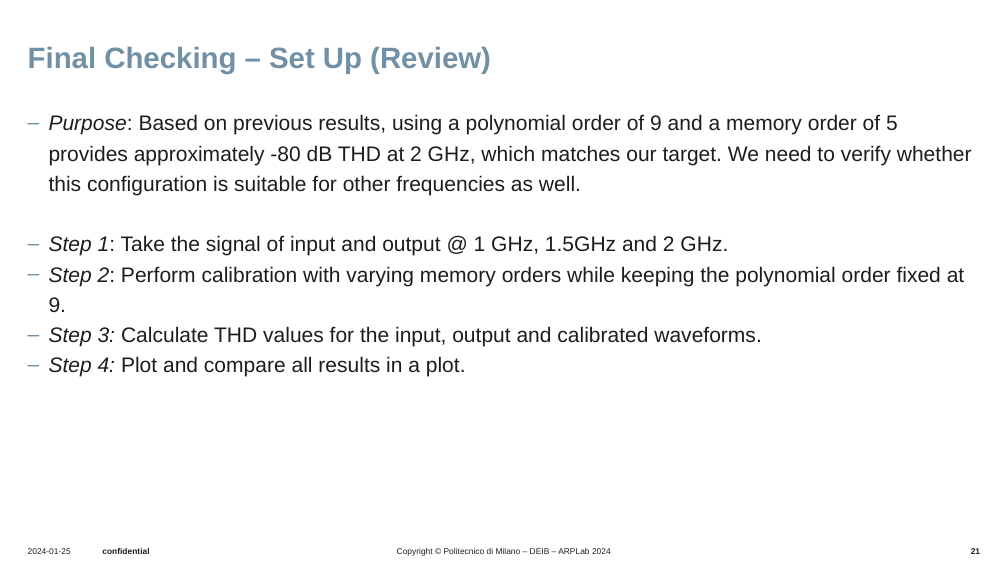
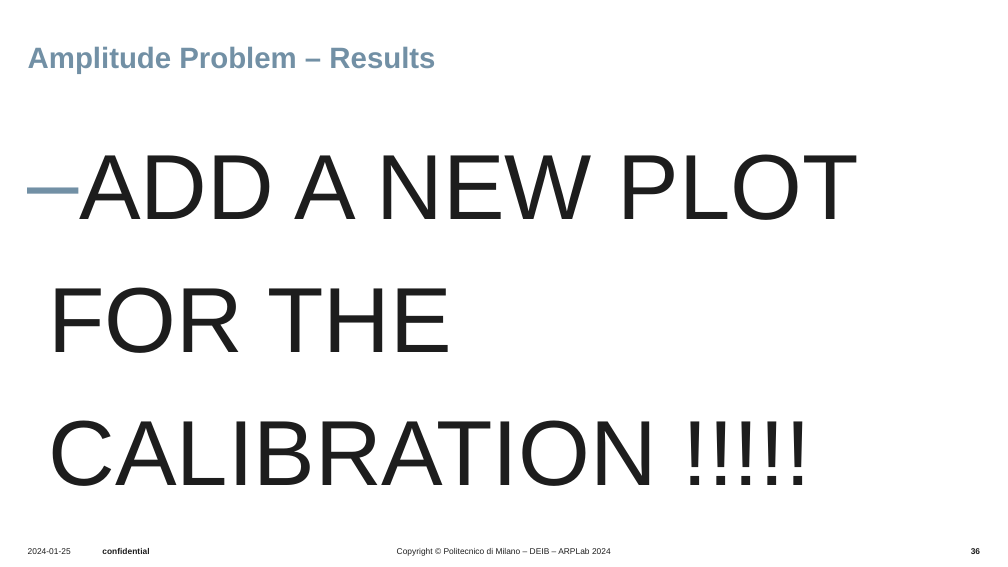
Before and after one commit to UseProxy305/thesisWork, a slide deck: slide 36 of Presentations/presentation6_2_oct/20251002_bi.pptx (slide 21 before the commit). Drawn at 1008x567 pixels with LibreOffice and Linux fonts; fonts in the diff are those of the drawing; background and template pictures are left out. Boxes give left, top, right and bottom in pixels: in the first picture for what was removed or moved away, otherwise in the second. Text is boxed around its words. In the diff, an @@ line names an element or a change of style, - is before the commit and + after.

Commit message:
Amplitude testing document is added.

```diff
--- a/Presentations/presentation6_2_oct/20251002_bi.pptx
+++ b/Presentations/presentation6_2_oct/20251002_bi.pptx
@@ title at (28, 46, 435, 74): text changed @@
-Final Checking – Set Up (Review)
+Amplitude Problem – Results
@@ text at (28, 154, 859, 486): text changed; size 20 to 88 pt @@
-‒ Purpose: Based on previous results, using a polynomial order of 9 and a memory order of 5 provides approximately -80 dB THD at 2 GHz, which matches our target. We need to verify whether this configuration is suitable for other frequencies as well.
-‒ Step 1: Take the signal of input and output @ 1 GHz, 1.5GHz and 2 GHz.
-‒ Step 2: Perform calibration with varying memory orders while keeping the polynomial order fixed at 9.
-‒ Step 3: Calculate THD values for the input, output and calibrated waveforms.
-‒ Step 4: Plot and compare all results in a plot.
+‒ ADD A NEW PLOT FOR THE CALIBRATION !!!!!
@@ page number at (971, 547, 980, 556): text changed @@
-21
+36
```
Also in this commit, not shown: 13 other slides changed, 11 slides added, 32 slides removed, 13 other files.
